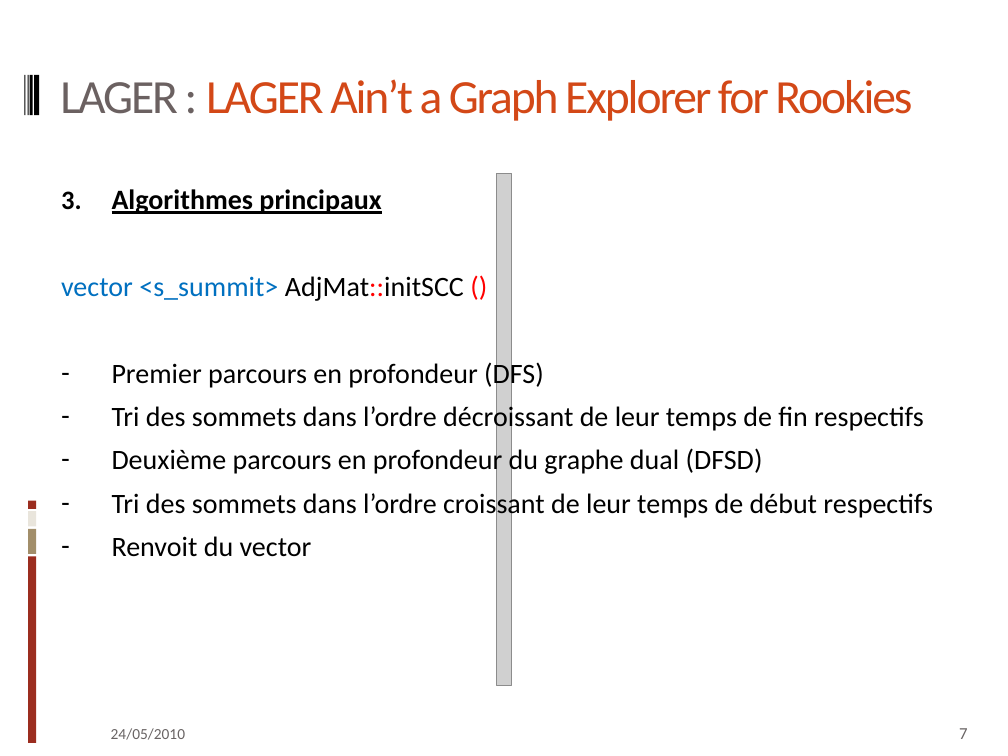
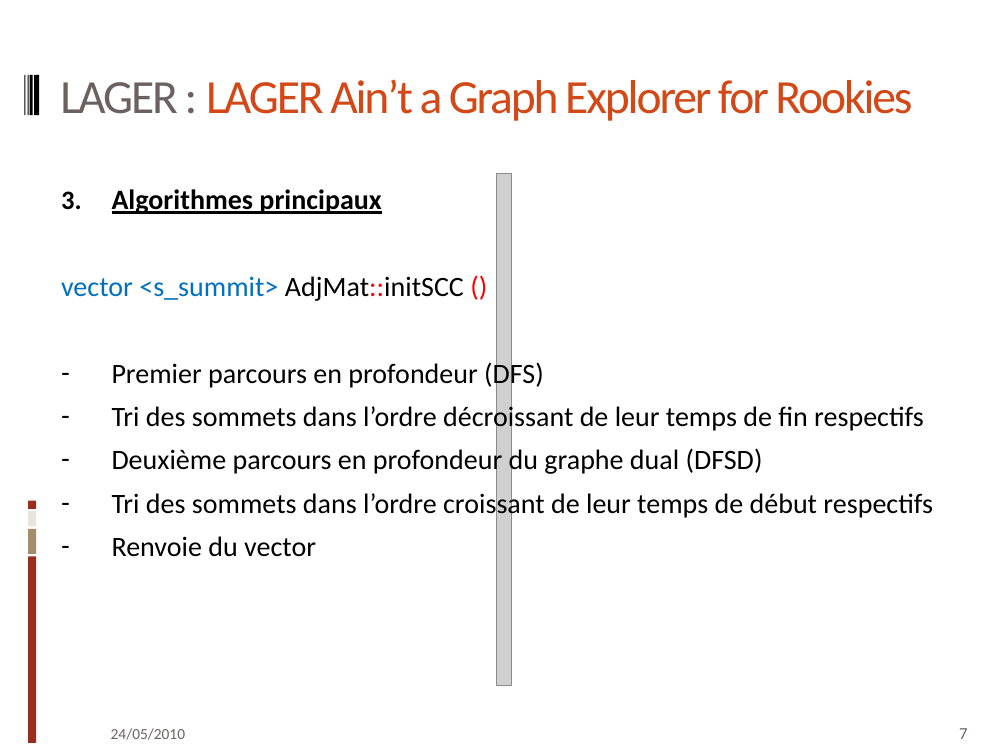
Before and after one commit to qkdreyer/ig3projetc, a slide deck: slide 7 of doc/pptx cpp.pptx. Drawn at 1008x756 pixels with LibreOffice and Linux fonts; fonts in the diff are those of the drawing; grey boxes stand for pictures. Boxes give left, top, right and bottom in pixels: in the first picture for what was removed or moved away, otherwise in the second. Text is boxed around its words. In the diff, an @@ line names an element or a change of style, - is before the commit and + after.

```diff
--- a/doc/pptx cpp.pptx
+++ b/doc/pptx cpp.pptx
@@ text at [112,536,316,557]: text changed @@
-– Renvoit du vector
+– Renvoie du vector
```
Also in this commit, not shown: 8 other slides changed.
